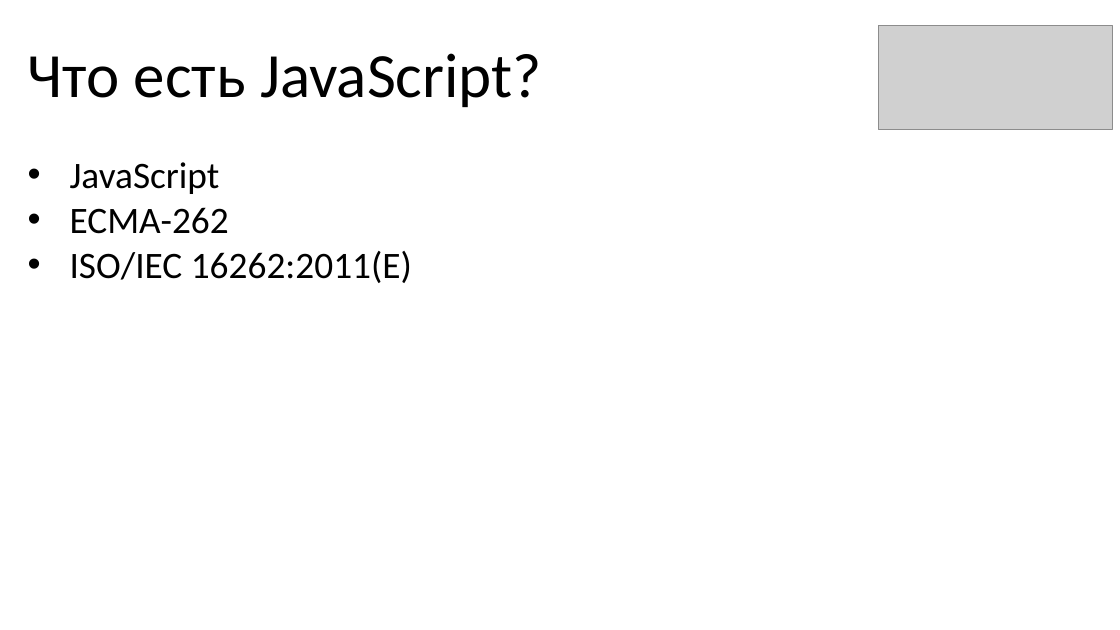
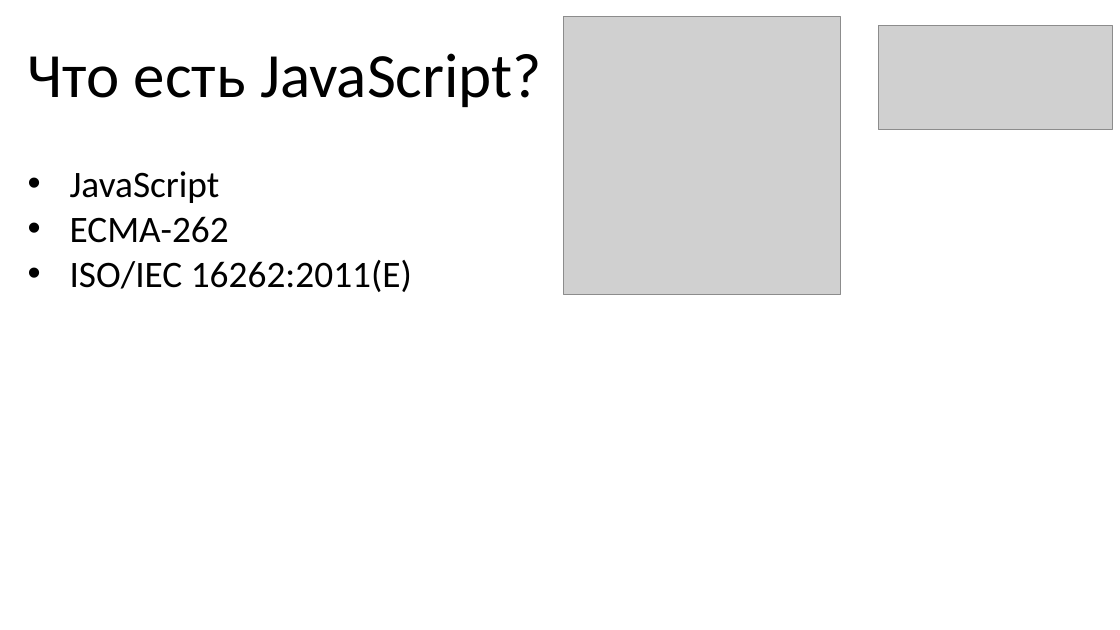
Before and after one commit to KOPTE3/modern-es, a slide deck: slide 2 of Modern ES.pptx. Drawn at 1120x630 pixels with LibreOffice and Linux fonts; fonts in the diff are those of the drawing; grey boxes stand for pictures. Boxes give left, top, right and bottom in pixels: in the first picture for what was removed or moved away, otherwise in the second. Text is boxed around its words. In the diff, an @@ line names an element or a change of style, - is before the commit and + after.

```diff
--- a/Modern ES.pptx
+++ b/Modern ES.pptx
@@ picture added at (564, 17, 842, 295) @@
@@ text "JavaScript": place and size @@
-text "JavaScript" at (70, 162, 412, 283)
+text "JavaScript" at (70, 171, 412, 292)
```
Also in this commit, not shown: 5 other slides changed, 22 slides added, 1 slide removed.
